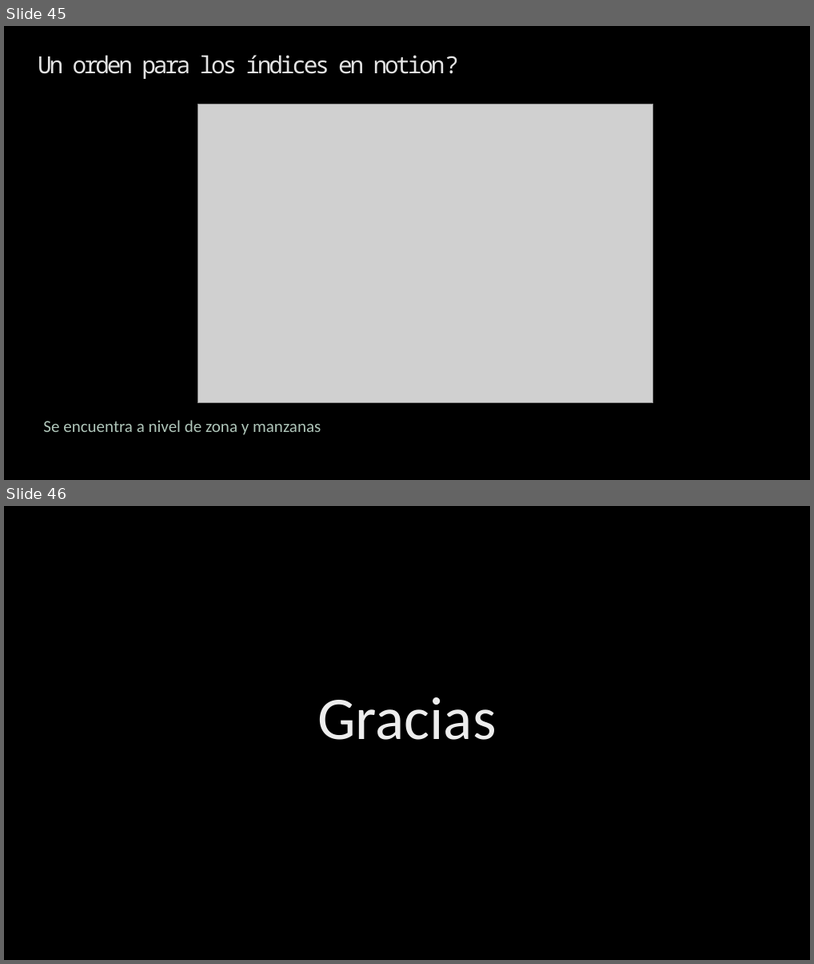
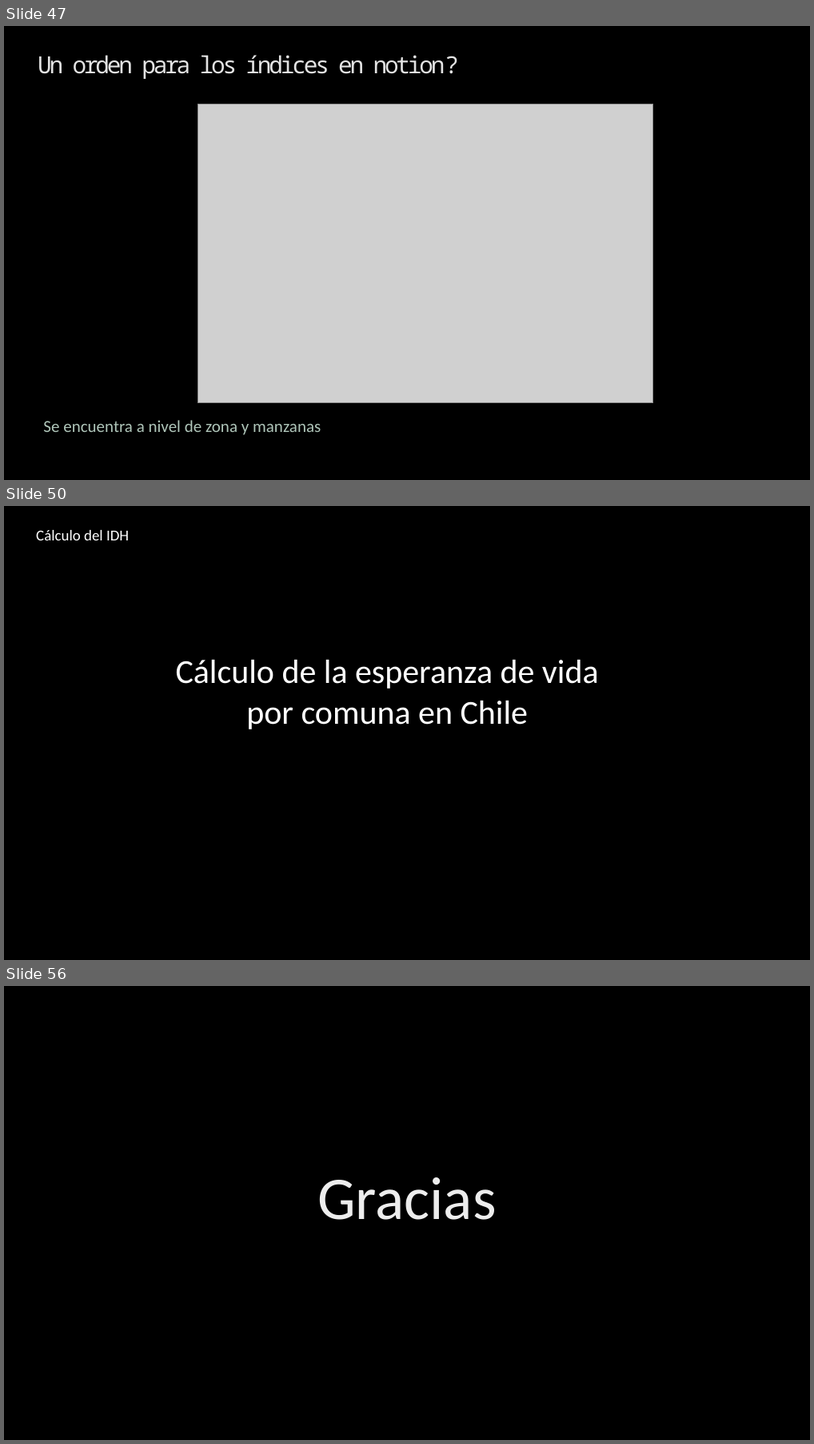
Before and after one commit to Sud-Austral/ds_indices, a slide deck: indices.pptx. Shown one above the other, each under a label of ours: slides 45 and 46 before the commit, slides 47, 50 and 56 after it; the slides between them are not shown. The pictures are 814x964 and 814x1444 pixels, drawn with LibreOffice and Linux fonts; fonts in the diff are those of the drawing; grey boxes stand for pictures; background and template pictures are left out. Boxes give left, top, right and bottom in pixels: in the first picture for what was removed or moved away, otherwise in the second. Text is boxed around its words. In the diff, an @@ line names an element or a change of style, - is before the commit and + after.

```diff
--- a/indices.pptx
+++ b/indices.pptx
@@ slide 50 added at [4, 506, 810, 960], background picture (left out) @@
@@ text added at [36, 530, 129, 540], 18 pt, text #FFFFFF @@
+Cálculo del IDH
@@ text added at [176, 660, 599, 729], 40 pt, text #FFFFFF @@
+Cálculo de la esperanza de vida por comuna en Chile
@@ what was slide 45 is now slide 47 @@
@@ what was slide 46 is now slide 56 @@
```
Also in this commit, not shown: 3 slides changed, 13 other slides added, 3 slides removed, 14 other files.
